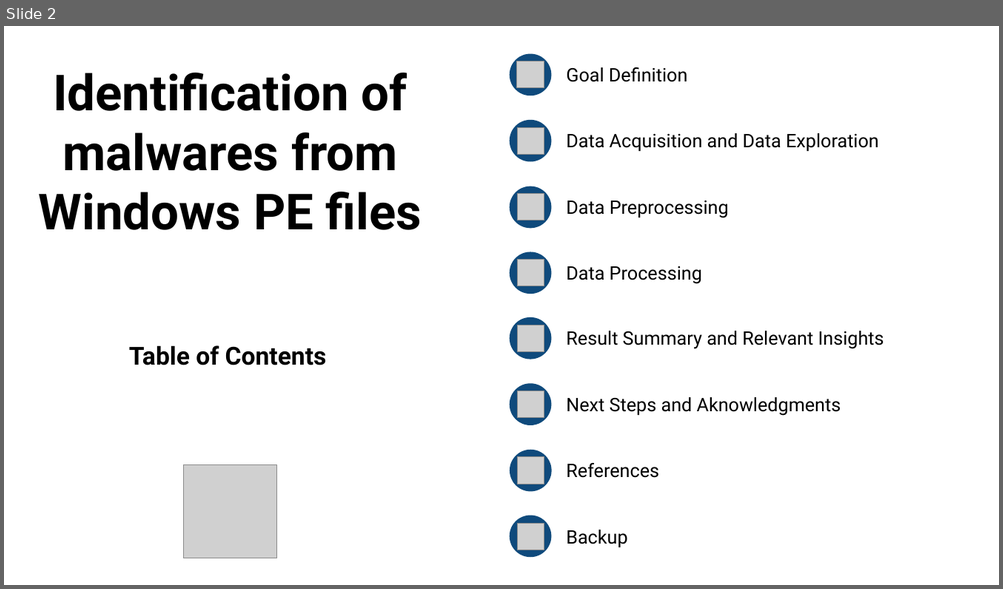
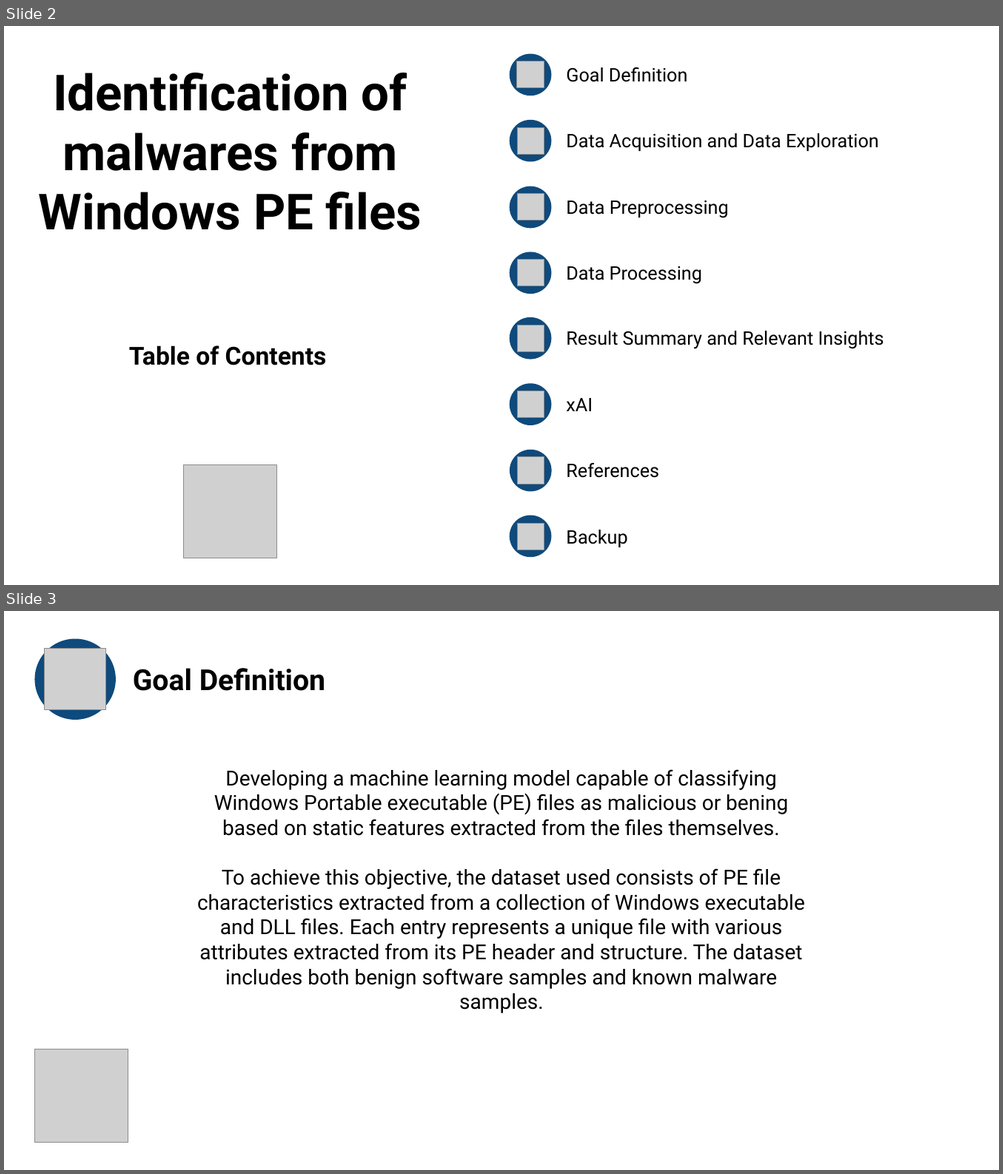
Before and after one commit to LombardiGiacomo/AI_Project_24-25, a slide deck: Slides.pptx. Shown one above the other, each under a label of ours: slide 2 before the commit, slides 2 and 3 after it. The pictures are 1003x589 and 1003x1174 pixels, drawn with LibreOffice and Linux fonts; fonts in the diff are those of the drawing; grey boxes stand for pictures. Boxes give left, top, right and bottom in pixels: in the first picture for what was removed or moved away, otherwise in the second. Text is boxed around its words. In the diff, an @@ line names an element or a change of style, - is before the commit and + after.

```diff
--- a/Slides.pptx
+++ b/Slides.pptx
@@ slide 3 added at box(4, 611, 999, 1170), background #FFFFFF @@
@@ ellipse added at box(34, 638, 116, 720), fill #0F4A7C @@
@@ picture added at box(44, 648, 106, 710) @@
@@ text added at box(133, 668, 325, 691), 28 pt, text #000000, bold @@
+Goal Definition
@@ text added at box(197, 769, 805, 1014), 20 pt, text #000000 @@
+Developing a machine learning model capable of classifying Windows Portable executable (PE) files as malicious or bening based on static features extracted from the files themselves.
+To achieve this objective, the dataset used consists of PE file characteristics extracted from a collection of Windows executable and DLL files. Each entry represents a unique file with various attributes extracted from its PE header and structure. The dataset includes both benign software samples and known malware samples.
@@ picture added at box(34, 1049, 128, 1142) @@
@@ slide 2 changed as well @@
@@ text removed at box(566, 397, 841, 416) @@
-Next Steps and Aknowledgments
@@ text added at box(566, 398, 592, 412), 18 pt, text #000000 @@
+xAI
```
Also in this commit, not shown: 1 other slide changed, 20 other slides added, 3 other files.
